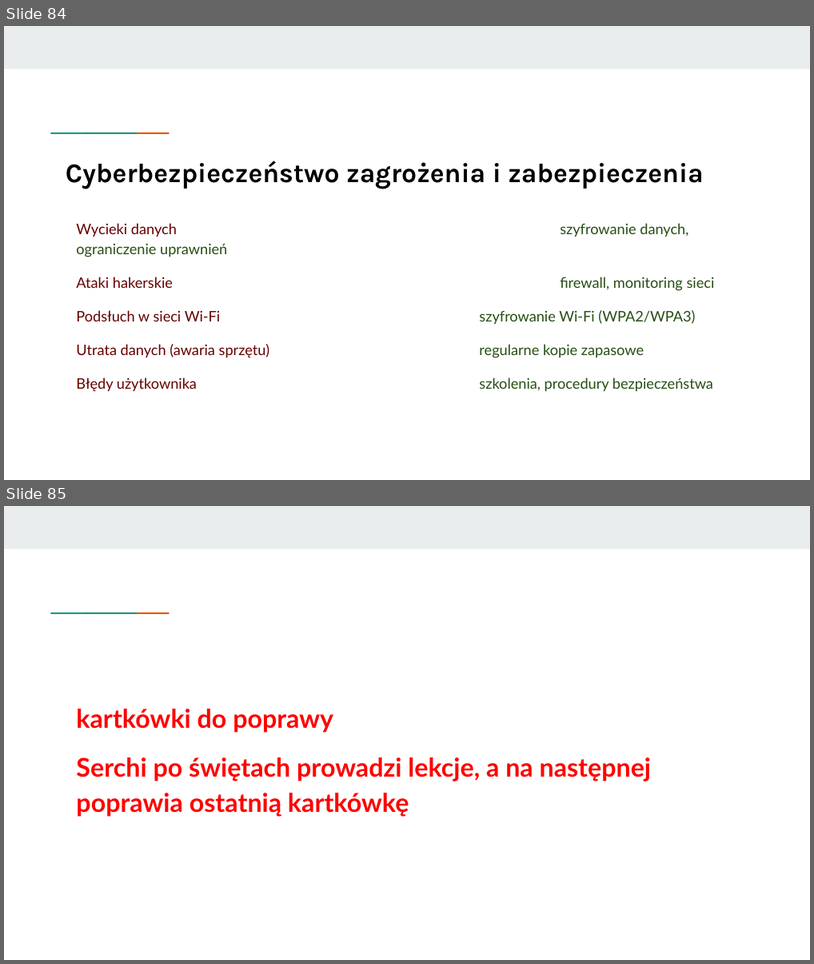
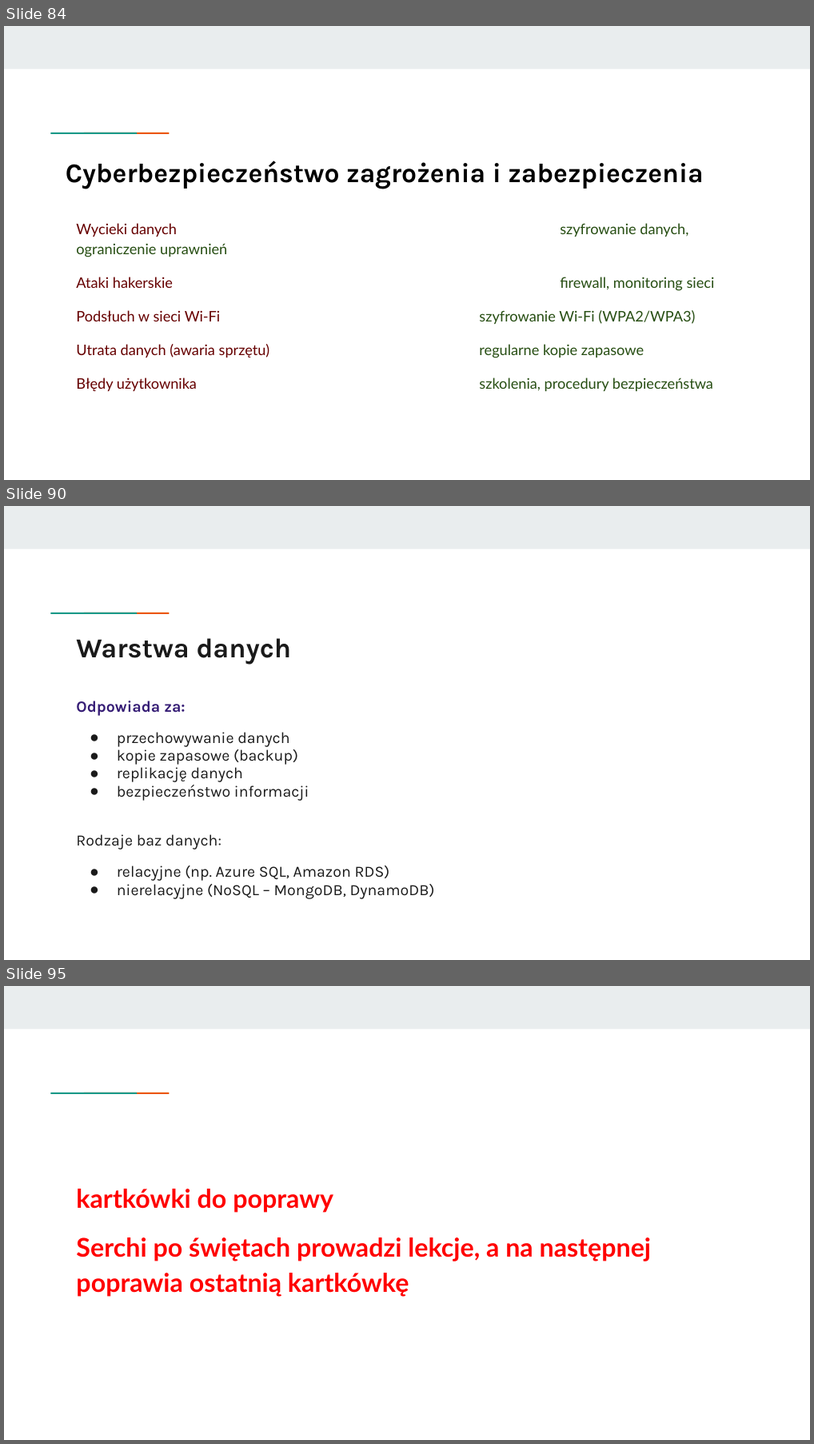
Before and after one commit to KasiaKasia/PRZEDMIOTY, a slide deck: ZASTOSOWANIE_INFORMATYKI/1A-gr_2/Zastosowanie informatyki - 1A gr. 2-plik2.pptx. Shown one above the other, each under a label of ours: slides 84 and 85 before the commit, slides 84, 90 and 95 after it; the slides between them are not shown. The pictures are 814x964 and 814x1444 pixels, drawn with LibreOffice and Linux fonts; fonts in the diff are those of the drawing. Boxes give left, top, right and bottom in pixels: in the first picture for what was removed or moved away, otherwise in the second. Text is boxed around its words. In the diff, an @@ line names an element or a change of style, - is before the commit and + after.

```diff
--- a/ZASTOSOWANIE_INFORMATYKI/1A-gr_2/Zastosowanie informatyki - 1A gr. 2-plik2.pptx
+++ b/ZASTOSOWANIE_INFORMATYKI/1A-gr_2/Zastosowanie informatyki - 1A gr. 2-plik2.pptx
@@ slide 90 added at [4,506,810,960], background #FFFFFF; not listed: 3 template elements that a slide beside it also shows @@
@@ title added at [76,638,292,664], 24.4 pt, text #1A1A1A, bold @@
+Warstwa danych
@@ text added at [76,700,435,899], 14 pt, text #1A1A1A @@
+Odpowiada za:
+● przechowywanie danych
+● kopie zapasowe (backup)
+● replikację danych
+● bezpieczeństwo informacji
+Rodzaje baz danych:
+● relacyjne (np. Azure SQL, Amazon RDS)
+● nierelacyjne (NoSQL – MongoDB, DynamoDB)
@@ what was slide 85 is now slide 95 @@
```
Also in this commit, not shown: 9 other slides added, 1 other file.
